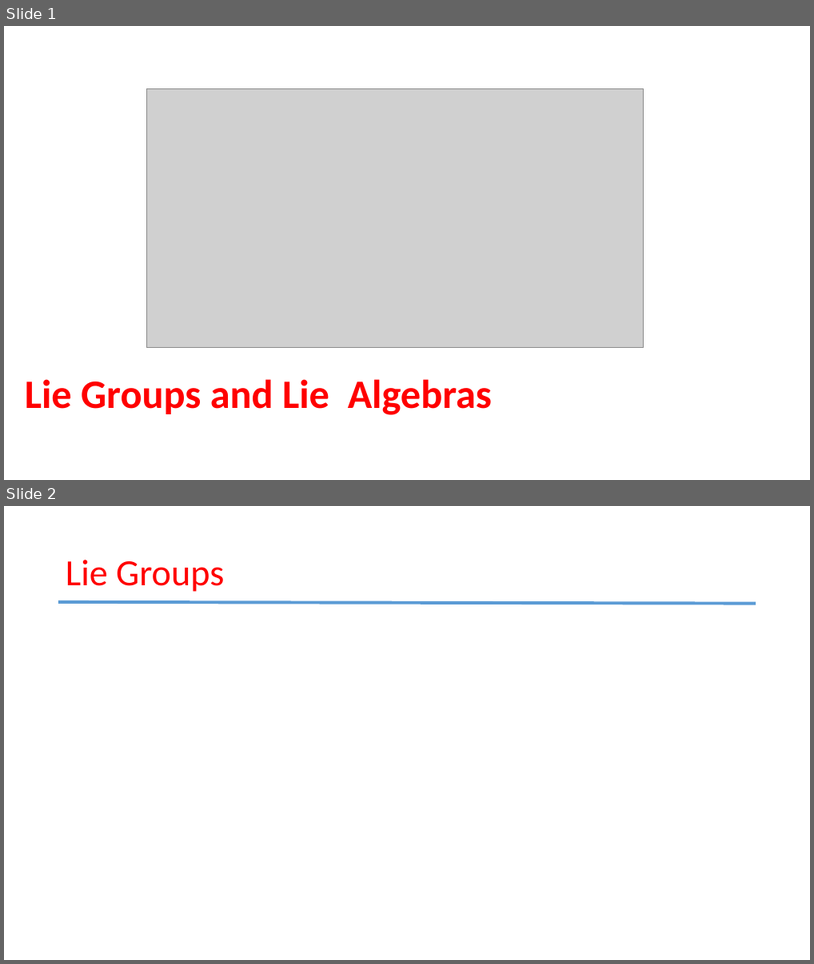
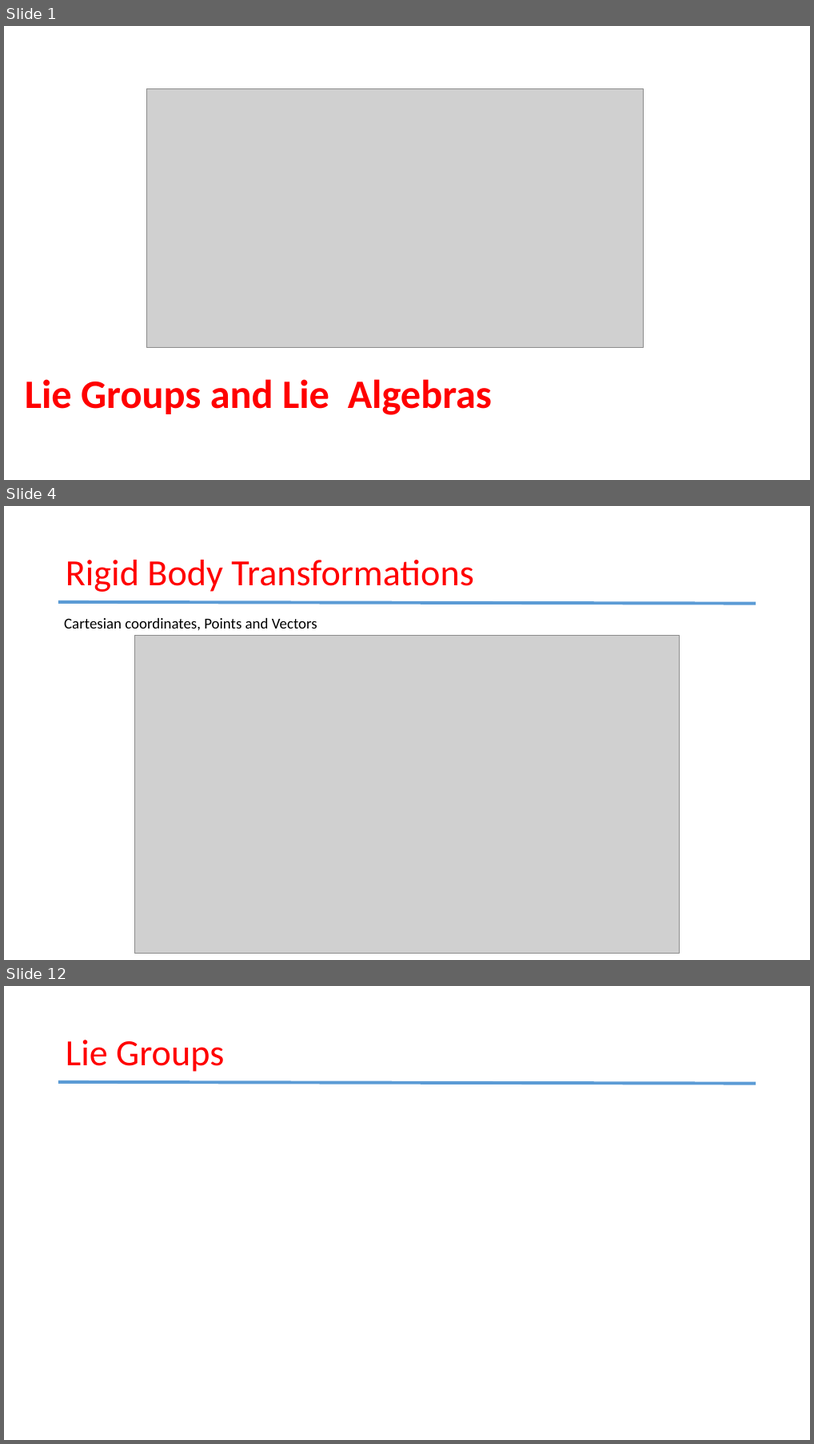
Before and after one commit to duyongquan/LTSLAM, a slide deck: docs/pptx/LieGroups.pptx. Shown one above the other, each under a label of ours: slides 1 and 2 before the commit, slides 1, 4 and 12 after it; the slides between them are not shown. The pictures are 814x964 and 814x1444 pixels, drawn with LibreOffice and Linux fonts; fonts in the diff are those of the drawing; grey boxes stand for pictures. Boxes give left, top, right and bottom in pixels: in the first picture for what was removed or moved away, otherwise in the second. Text is boxed around its words. In the diff, an @@ line names an element or a change of style, - is before the commit and + after.

```diff
--- a/docs/pptx/LieGroups.pptx
+++ b/docs/pptx/LieGroups.pptx
@@ slide 4 added at [4, 506, 810, 960], background #FFFFFF @@
@@ title added at [66, 560, 474, 592], 44 pt, text #FF0000 @@
+Rigid Body Transformations
@@ line added from (58, 602) to (757, 604), #5B9BD5 3.75 pt @@
@@ text added at [64, 618, 318, 630], 18 pt, text #000000 @@
+Cartesian coordinates, Points and Vectors
@@ picture added at [135, 635, 680, 952] @@
@@ what was slide 2 is now slide 12 @@
```
Also in this commit, not shown: 12 other slides added, 27 other files.
